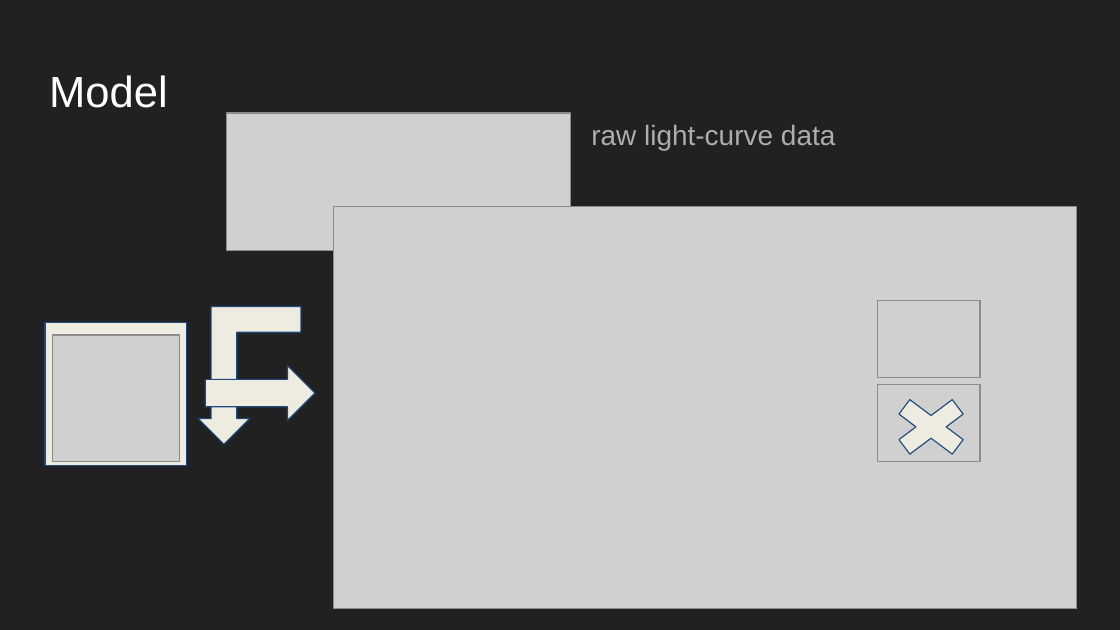
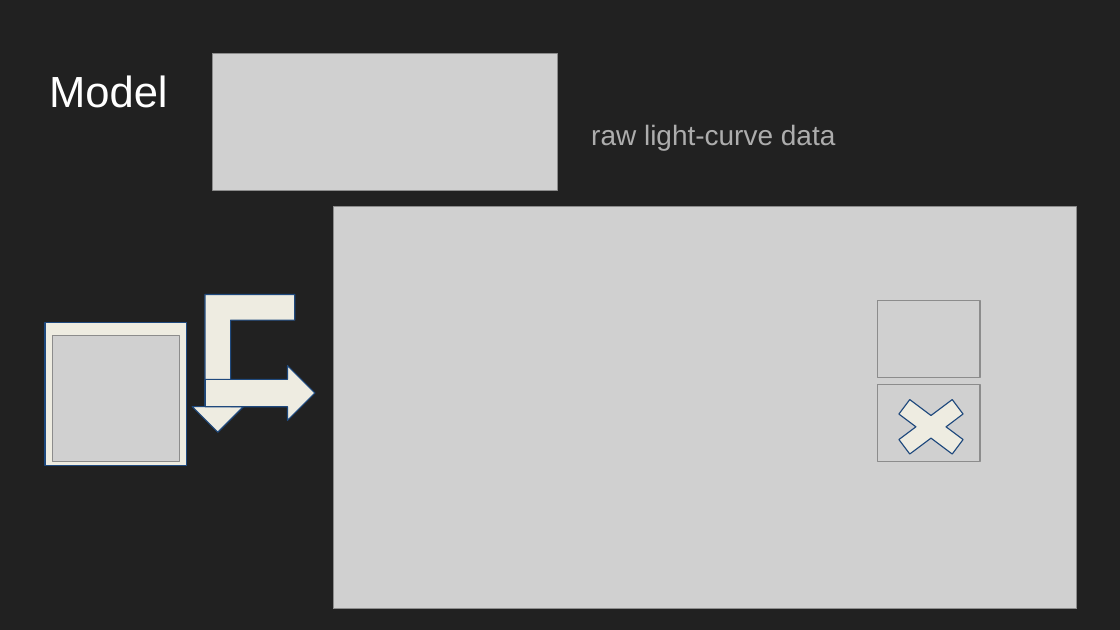
Before and after one commit to PMF-StrojnoUcenje2018/BITbyBIT, a slide deck: slide 4 of doc/search_for_exoplanets(proposal presentation).pptx. Drawn at 1120x630 pixels with LibreOffice and Linux fonts; fonts in the diff are those of the drawing; grey boxes stand for pictures. Boxes give left, top, right and bottom in pixels: in the first picture for what was removed or moved away, otherwise in the second. Text is boxed around its words. In the diff, an @@ line names an element or a change of style, - is before the commit and + after.

Commit message:
doc/: [fix] arrow position in presentation .pdf

```diff
--- a/doc/search_for_exoplanets(proposal presentation).pptx
+++ b/doc/search_for_exoplanets(proposal presentation).pptx
@@ picture: place and size @@
-picture at [226,113,571,251]
+picture at [213,53,558,190]
@@ bent up arrow: place and size @@
-bent up arrow at [198,307,301,445]
+bent up arrow at [193,295,296,432]
```
Also in this commit, not shown: 1 other file.
